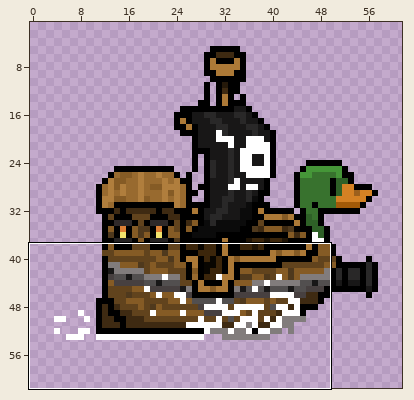
Pixel-art sprite, stored at deltaducks/core/assets/before_pack/player6_4.png. The picture above shows the old version from afar; the outline marks the close-up.
Close-up. Before:
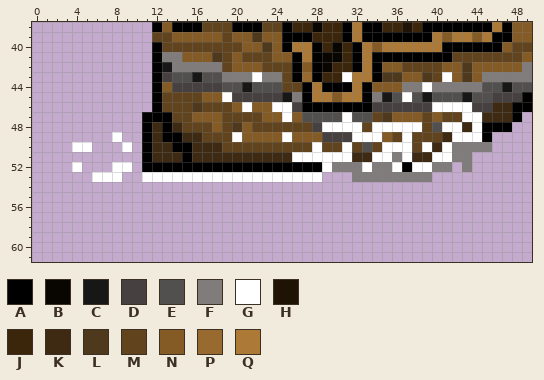
The file is 64x64 pixels. Colours within 5 levels of each other are drawn and written as one. Shown: x 0..49, y 38..61. The wide view leaves out empty margins.
Palette (. is transparent): A #000000  B #090601  C #181717  D #474040  E #524f4f  F #817c7c  G #ffffff  H #1e1305  J #3c260b  K #3e2a12  L #4f391d  M #61431d  N #855b25  P #986a2f  Q #ac7937
Pixels before, first column x 4:
38 ........ANAAAMMMAAAMMAJJBJJAQAAJJHJAAAAAAAQANN
39 ........MMNNNNNMNNLNNAAAJJJAQAAAAAAAQNQQNQAANN
40 ........AMMMMMMMMNNLNAQQAJBJAQNQQQQQQAAAAAANMM
41 ........AFFNNNLMNMMMNNAQABBJAQAAAAAAAAMMMMMMMN
42 ........ACFFFFFMNNNMMMANABJJAQANNMMMMNNLNNNNNF
43 ........ADEECEEFFFGFFMAPAJJGQQALLNNLMGNLNFFFFF
44 ........ANDDDDDEECEEEMMAQAAAQANNNFFGFFFFFEECEE
45 ........AMMMMNNGDDDDDCFAQQNQQAFCEGECEEECEEDDDA
46 ........AMMMLMMMNGNNGGDAAAAAAADDDDDDGGGGDDKKAA
47 .......AAAMMNNNMMMMNNGNEEEEGEEMLNNNMNMMGGKKKA.
48 .......AKAKMMMNMLNMMMMMMDGGGGMGGGGGMEGGKGAAA..
49 ....G..AKAAKKMMMGNNNNGNNNDDDGGGNMGMMMKGGGA....
50 GG...G.AKKAAKKKMMMMMMMMMGMMGMEMGGGMGKGFFFF....
51 .......AKKKAKKKKKKKKKKGGGGGGKKGGFGKKGGFF......
52 G...GG.AAAAAAAAAAAAAAAAAAGFFFGFFGAGGFF.F......
53 ..GGG..GGGGGGGGGGGGGGGGGG...FFFFFFFF..........
After:
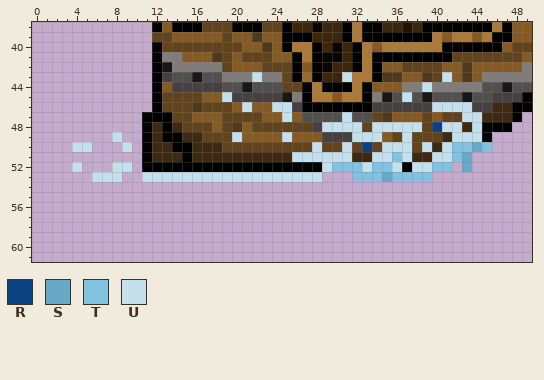
Colours new in this view: R #094283  S #68a9c7  T #80c2df  U #c4e0ec
Changes in this commit:
Changed rows in their new state; - is an unchanged pixel.
first column x 4:
43 ------------------U--------U---------U----
44 -----------------------------------U------
45 ---------------U-----------------U--------
46 -----------------U--UU--------------UUUU--
47 ---------------------U-----U-----------UU-
48 -------------------------UUUU-UUUUU-RUU-U-
49 ----U-----------U----U------UUU--U----UUU-
50 UU---U------------------U--U-R-UUU-U-UTTST
51 ----------------------UUUUUU--UUTU--UUTS--
52 U---UU-------------------UTTTUTTU-UUTT-S--
53 --UUU--UUUUUUUUUUUUUUUUUU---TTTSTTTT------
Pixel boxes of the changes (left, top, right, bottom) in both close-ups:
changed: (72, 72, 492, 182)
